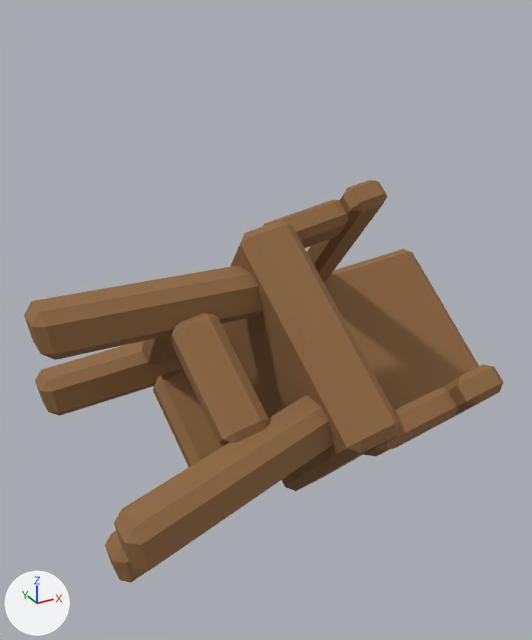
Renders of the glTF model public/assets/models/chair.glb from each side of a commit.
Rendered twice from a 50 mm lens placed at (-0.661, -1.031, 0.954), pointed at (-0.077, 0.03, 0.424). The axes (+X, +Y, +Z) are drawn at lower left. The lights are the same throughout. The picture after the commit comes second. Vertices at exactly the same position are counted once.

The first picture shows 'chair_a001.001'.
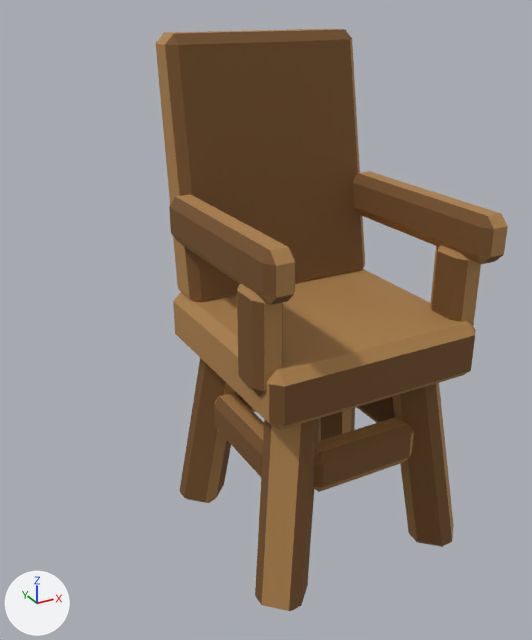
Boxes [x1, y1, x2, y2] around the edits, measured in the pictures (532 x 640 px; the box of a moved part takes in the faces that stretch with it):
'chair_a001.001', reshaped (27% narrower, 44% taller)
    before: [24, 180, 504, 583]
    after: [156, 29, 508, 611]
part 1 of me_mesh_004, moved or reshaped
    before: [105, 531, 147, 583]
    after: [255, 419, 319, 611]
part 2 of me_mesh_004, moved or reshaped
    before: [35, 326, 230, 416]
    after: [180, 358, 239, 503]
part 3 of me_mesh_004, moved or reshaped
    before: [221, 221, 400, 491]
    after: [173, 269, 476, 430]
part 4 of me_mesh_004, moved or reshaped
    before: [262, 200, 349, 248]
    after: [237, 283, 283, 396]
part 5 of me_mesh_004, moved or reshaped
    before: [364, 388, 458, 457]
    after: [430, 245, 481, 326]
part 6 of me_mesh_004, moved or reshaped
    before: [114, 395, 332, 571]
    after: [392, 383, 454, 547]
part 7 of me_mesh_004, added (brown)
    after: [313, 417, 414, 492]
part 8 of me_mesh_004, added (brown)
    after: [214, 393, 264, 477]
part 9 of me_mesh_004, added (brown)
    after: [169, 194, 296, 305]
part 10 of me_mesh_004, added (brown)
    after: [156, 29, 365, 302]
part 11 of me_mesh_004, added (brown)
    after: [353, 171, 508, 264]
part 12 of me_mesh_004, added (brown)
    after: [357, 397, 395, 423]
part 13 of me_mesh_004, added (mostly hidden)
    after: [238, 395, 256, 412]
part 14 of me_mesh_004, added (brown)
    after: [318, 408, 355, 441]
part 15 of me_mesh_004, deleted (brown)
    before: [24, 265, 262, 360]
part 16 of me_mesh_004, deleted (brown)
    before: [153, 369, 224, 467]
part 17 of me_mesh_004, deleted (brown)
    before: [142, 335, 178, 365]
part 18 of me_mesh_004, deleted (brown)
    before: [170, 312, 268, 445]
part 19 of me_mesh_004, deleted (brown)
    before: [307, 180, 504, 449]

What changed in the scene script:
```text
Change me_mesh_004:
    remove me_mesh_004.from_pydata(...)  # 336 vertices, 616 faces; spans x -0.49..0.49, y -0.3..0.3, z 0.0..0.661
    remove me_mesh_004.materials.append(mat_chair_glb_wood)  # brown #90693f
    add me_mesh_004.from_pydata(...)  # 336 vertices, 616 faces; spans x -0.214..0.214, y -0.24..0.24, z 0.0..0.898
    me_mesh_004 part 1: the loose piece of 24 vertices spanning x -0.409..-0.021, y -0.042..0.039, z 0.0..0.202 is multiplied about its middle by the matrix ((-0.123, 0.707, 0.696), (-0.123, -0.707, 0.696), (0.985, 0.0, 0.174)), then moved by (0.07, -0.164, 0.097)
    me_mesh_004 part 2: the loose piece of 24 vertices spanning x -0.45..-0.05, y 0.13..0.273, z 0.231..0.374 is multiplied about its middle by the matrix ((0.123, -0.707, -0.696), (0.123, 0.707, -0.696), (0.985, 0.0, 0.174)), then moved by (0.106, -0.078, -0.104)
    me_mesh_004 part 3: the loose piece of 24 vertices spanning x -0.142..0.046, y -0.272..0.27, z 0.065..0.61 is multiplied about its middle by the matrix ((0.123, -0.707, -0.696), (0.123, 0.707, -0.696), (0.985, 0.0, 0.174)), then moved by (0.048, -0.018, 0.066)
    me_mesh_004 part 4: the loose piece of 24 vertices spanning x -0.091..0.089, y -0.001..0.075, z 0.528..0.628 is multiplied about its middle by the matrix ((0.123, -0.707, -0.696), (0.123, 0.707, -0.696), (0.985, 0.0, 0.174)), then moved by (-0.188, -0.191, -0.086)
    me_mesh_004 part 5: the loose piece of 24 vertices spanning x -0.044..0.136, y -0.268..-0.192, z 0.266..0.365 is multiplied about its middle by the matrix ((0.123, -0.707, -0.696), (0.123, 0.707, -0.696), (0.985, 0.0, 0.174)), then moved by (0.143, 0.075, 0.176)
    me_mesh_004 part 6: the loose piece of 24 vertices spanning x -0.45..-0.05, y -0.277..-0.134, z 0.231..0.375 is multiplied about its middle by the matrix ((0.123, -0.707, -0.696), (0.123, 0.707, -0.696), (0.985, 0.0, 0.174)), then moved by (0.394, 0.041, -0.104)
    me_mesh_004 part 7: a new loose piece of 24 vertices spanning x -0.107..0.107, y -0.191..-0.139, z 0.192..0.271
    me_mesh_004 part 8: a new loose piece of 24 vertices spanning x -0.167..-0.116, y -0.131..0.084, z 0.192..0.271
    me_mesh_004 part 9: a new loose piece of 24 vertices spanning x -0.213..-0.162, y -0.226..0.139, z 0.565..0.644
    me_mesh_004 part 10: a new loose piece of 24 vertices spanning x -0.189..0.195, y 0.092..0.24, z 0.443..0.898
    me_mesh_004 part 11: a new loose piece of 24 vertices spanning x 0.163..0.214, y -0.24..0.139, z 0.565..0.644
    me_mesh_004 part 12: a new loose piece of 24 vertices spanning x 0.116..0.167, y -0.131..0.084, z 0.192..0.271
    me_mesh_004 part 13: a new loose piece of 24 vertices spanning x -0.107..0.107, y 0.093..0.144, z 0.192..0.271
    me_mesh_004 part 14: a new loose piece of 24 vertices spanning x 0.076..0.211, y 0.056..0.191, z 0.0..0.398
    me_mesh_004 part 15: the loose piece of 24 vertices spanning x -0.49..-0.086, y -0.043..0.038, z 0.463..0.542 is deleted
    me_mesh_004 part 16: the loose piece of 24 vertices spanning x -0.252..-0.149, y 0.01..0.182, z 0.123..0.301 is deleted
    me_mesh_004 part 17: the loose piece of 24 vertices spanning x -0.287..-0.184, y 0.01..0.182, z 0.32..0.498 is deleted
    me_mesh_004 part 18: the loose piece of 24 vertices spanning x -0.287..-0.184, y -0.19..-0.018, z 0.32..0.498 is deleted
    me_mesh_004 part 19: 72 vertices removed from x -0.015..0.49, y -0.3..0.3, z 0.084..0.661
    other edits to the shape of me_mesh_004 do not show in these pictures
    add me_mesh_004.materials.append(mat_prop_oak_light)  # brown #ad814b
    add me_mesh_004.materials.append(mat_prop_walnut_dark)  # brown #765027
```
